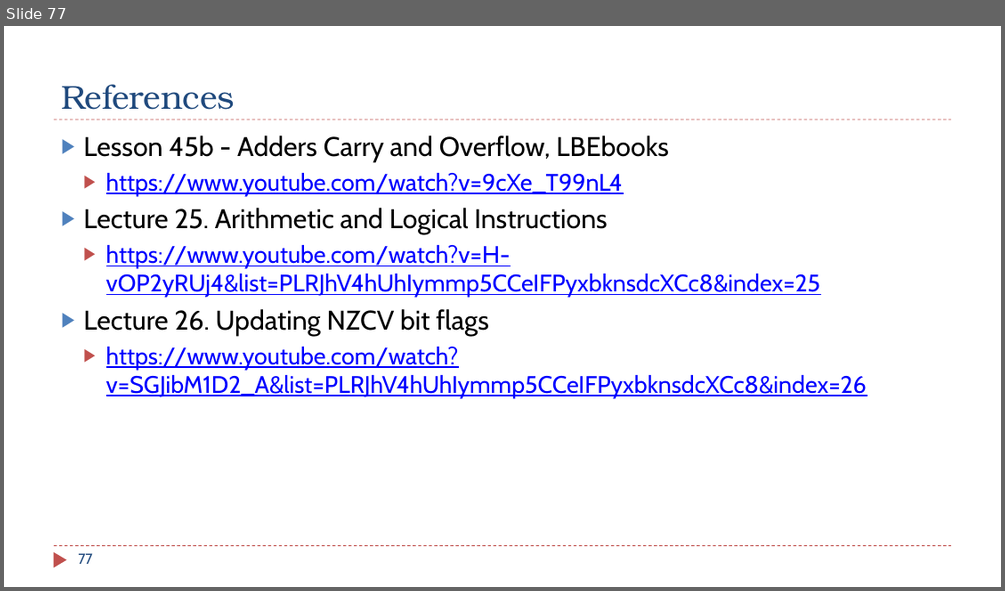
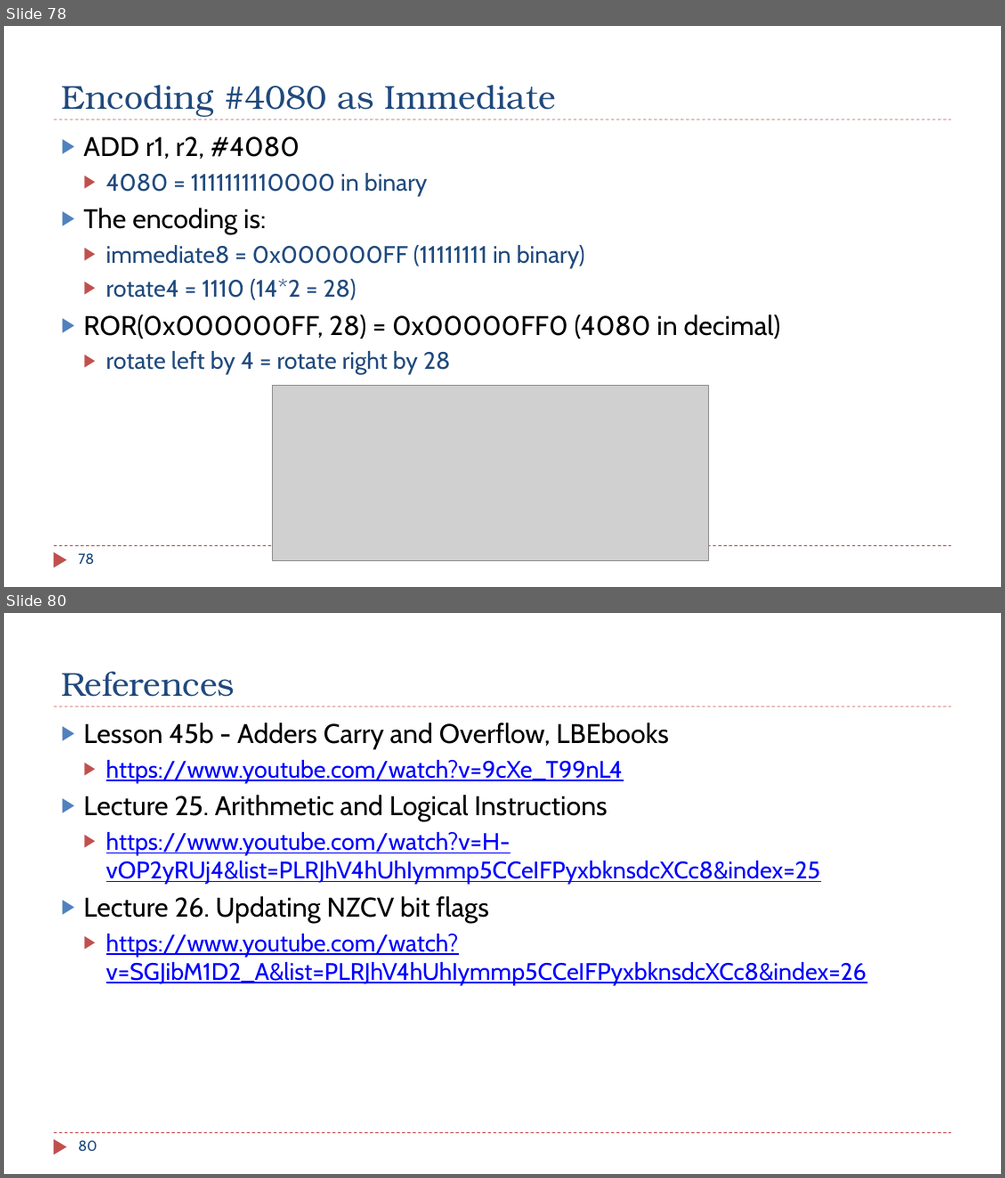
Before and after one commit to guhofstra/CSC111Fa25, a slide deck: PPTs/Ch4_ARM_Arithmetic_Logic.pptx. Shown one above the other, each under a label of ours: slide 77 before the commit, slides 78 and 80 after it; the slides between them are not shown. The pictures are 1005x591 and 1005x1178 pixels, drawn with LibreOffice and Linux fonts; fonts in the diff are those of the drawing; grey boxes stand for pictures. Boxes give left, top, right and bottom in pixels: in the first picture for what was removed or moved away, otherwise in the second. Text is boxed around its words. In the diff, an @@ line names an element or a change of style, - is before the commit and + after.

```diff
--- a/PPTs/Ch4_ARM_Arithmetic_Logic.pptx
+++ b/PPTs/Ch4_ARM_Arithmetic_Logic.pptx
@@ slide 78 added at <box>4,26,1001,587</box>, background #FFFFFF; not listed: 3 template elements that a slide beside it also shows @@
@@ title added at <box>61,85,556,117</box>, 32 pt, text #1F497D @@
+Encoding #4080 as Immediate
@@ text added at <box>83,136,781,375</box>, 23 pt, text #1F497D @@
+▶ ADD r1, r2, #4080
+  ▶ 4080 = 1111111110000 in binary
+▶ The encoding is:
+  ▶ immediate8 = 0x000000FF (11111111 in binary)
+  ▶ rotate4 = 1110 (14*2 = 28)
+▶ ROR(0x000000FF, 28) = 0x00000FF0 (4080 in decimal)
+  ▶ rotate left by 4 = rotate right by 28
@@ picture added at <box>272,385,708,561</box> @@
@@ page number added at <box>78,553,94,564</box>, 14 pt, text #1F497D @@
+78
@@ what was slide 77 is now slide 80 @@
@@ page number at <box>78,1140,97,1151</box>: text changed @@
-77
+80
```
Also in this commit, not shown: 2 other slides added, 1 other file.
